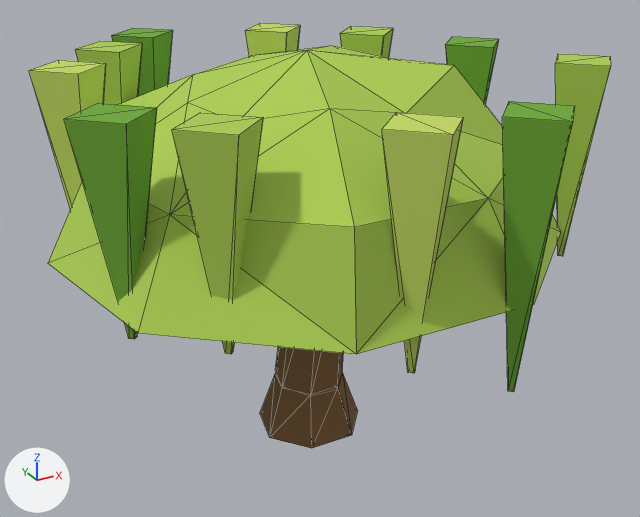
Before and after pictures for a commit that changed the glTF model game/assets/models/nature/tree_willow_3.glb.
Before and after are seen from a camera (50 mm lens) standing at (-4.36, -8.19, 6.12) and looking at (0.16, 0.02, 2.01). Arrows for +X, +Y and +Z are at lower left; the lights stay in place. The picture after the commit comes second. Mesh edges are drawn as thin lines. Objects named as collision shapes, trigger or cutter boxes, shadow casters or lower levels of detail are left out. Where no turn or scale is listed for an object, it has been applied to the vertices. Vertices at exactly the same position are counted once.

In view in the first picture: 'tree_willow_3'.
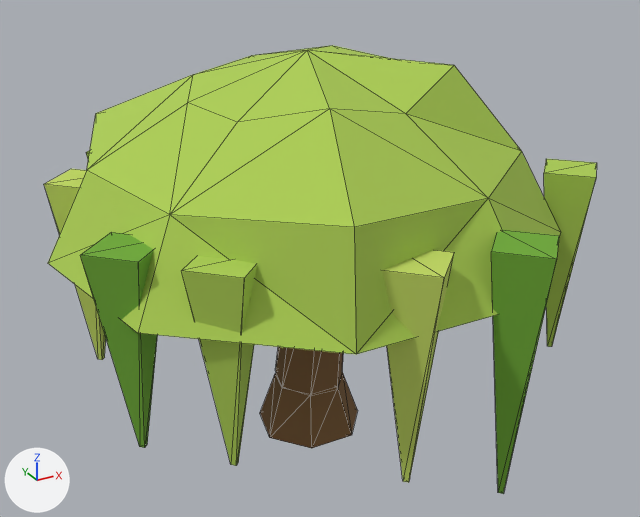
Boxes [x1, y1, x2, y2] around the edits, measured in the pictures (640 x 517 px; the box of a moved part takes in the faces that stretch with it):
'tree_willow_3', reshaped: before [29, 23, 611, 448]; after [44, 45, 597, 494]
part 1 of me_tree_willow_3, moved or reshaped (mostly hidden afterwards): before [75, 41, 142, 105]; after [86, 150, 90, 158]
part 2 of me_tree_willow_3, moved or reshaped (not visible afterwards): before [340, 26, 393, 58]
part 3 of me_tree_willow_3, moved or reshaped: before [172, 112, 263, 354]; after [181, 256, 257, 466]
part 4 of me_tree_willow_3, moved or reshaped: before [555, 53, 611, 256]; after [544, 159, 597, 347]
part 5 of me_tree_willow_3, moved or reshaped (not visible afterwards): before [111, 28, 172, 96]
part 6 of me_tree_willow_3, moved or reshaped (not visible afterwards): before [445, 37, 499, 105]
part 7 of me_tree_willow_3, moved or reshaped: before [64, 103, 157, 339]; after [80, 232, 158, 448]
part 8 of me_tree_willow_3, moved or reshaped: before [502, 101, 574, 392]; after [491, 230, 559, 494]
part 9 of me_tree_willow_3, moved or reshaped (not visible afterwards): before [245, 23, 300, 56]
part 10 of me_tree_willow_3, moved or reshaped: before [29, 60, 106, 209]; after [44, 169, 106, 360]
part 11 of me_tree_willow_3, moved or reshaped: before [382, 112, 463, 373]; after [382, 250, 454, 483]

The change in detail:
me_tree_willow_3 has 144 vertices, 225 faces and spans x -2.78..3.14, y -3.02..3.19, z -0.1..4.4.
me_tree_willow_3 is used by ob_tree_willow_3; location (0.0, 0.0, 0.0).
me_tree_willow_3 part 1: the loose piece of 8 vertices spanning x -1.89..-1.09, y 1.68..2.48, z 2.13..4.25 is moved by (0.0, 0.0, -1.21).
me_tree_willow_3 part 2: the loose piece of 8 vertices spanning x 1.29..2.09, y 1.17..1.96, z 1.79..4.25 is moved by (0.0, 0.0, -1.21).
me_tree_willow_3 part 3: the loose piece of 8 vertices spanning x -2.1..-1.31, y -2.08..-1.28, z 2.14..4.25 is moved by (0.0, 0.0, -1.21).
me_tree_willow_3 part 4: the loose piece of 8 vertices spanning x 2.35..3.14, y -1.54..-0.75, z 1.96..4.25 is moved by (0.0, 0.0, -1.21).
me_tree_willow_3 part 5: the loose piece of 8 vertices spanning x -1.25..-0.45, y 2.39..3.19, z 1.91..4.25 is moved by (0.0, 0.0, -1.21).
me_tree_willow_3 part 6: the loose piece of 8 vertices spanning x 1.97..2.77, y -0.11..0.69, z 2.04..4.25 is moved by (0.0, 0.0, -1.21).
me_tree_willow_3 part 7: the loose piece of 8 vertices spanning x -2.76..-1.97, y -1.34..-0.55, z 2.11..4.25 is moved by (0.0, 0.0, -1.21).
me_tree_willow_3 part 8: the loose piece of 8 vertices spanning x 0.43..1.22, y -3.02..-2.22, z 1.49..4.25 is moved by (0.0, 0.0, -1.21).
me_tree_willow_3 part 9: the loose piece of 8 vertices spanning x 0.36..1.15, y 1.96..2.76, z 1.52..4.25 is moved by (0.0, 0.0, -1.21).
me_tree_willow_3 part 10: the loose piece of 8 vertices spanning x -2.59..-1.8, y 0.74..1.53, z 2.0..4.25 is moved by (0.0, 0.0, -1.21).
me_tree_willow_3 part 11: the loose piece of 8 vertices spanning x -0.65..0.14, y -2.86..-2.07, z 1.93..4.25 is moved by (0.0, 0.0, -1.21).
